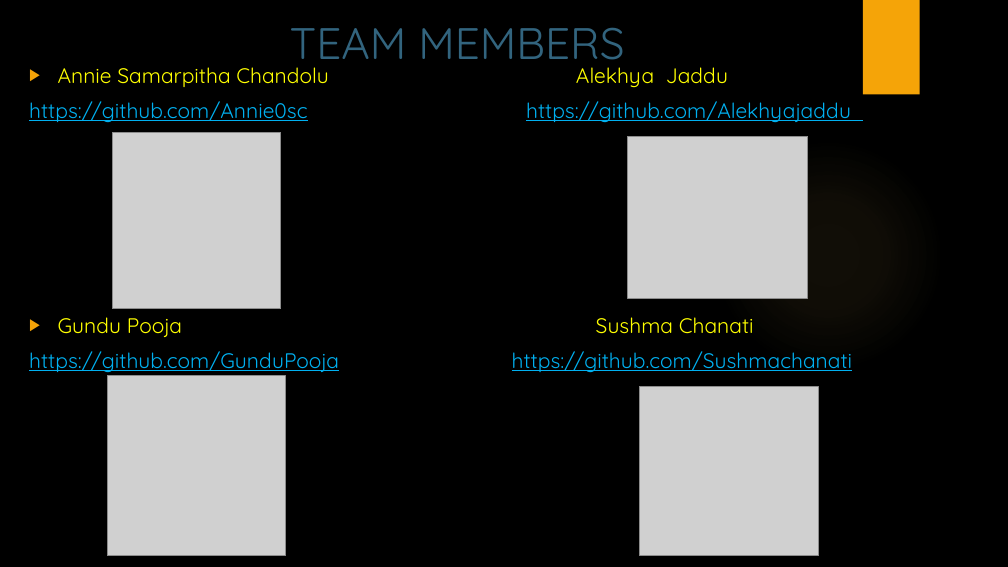
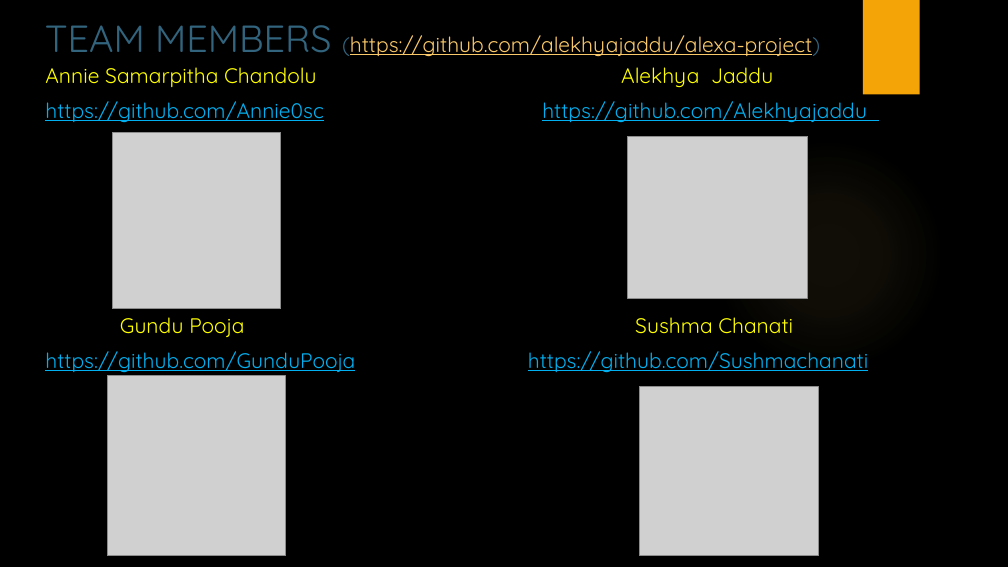
Before and after one commit to alekhyajaddu/alexa-project, a slide deck: slide 2 of Alexa ppt.pptx. Drawn at 1008x567 pixels with LibreOffice and Linux fonts; fonts in the diff are those of the drawing; grey boxes stand for pictures; background and template pictures are left out. Boxes give left, top, right and bottom in pixels: in the first picture for what was removed or moved away, otherwise in the second. Text is boxed around its words. In the diff, an @@ line names an element or a change of style, - is before the commit and + after.

```diff
--- a/Alexa ppt.pptx
+++ b/Alexa ppt.pptx
@@ title at box(45, 25, 820, 57): text changed; size 42 to 20 pt; text colour #32647E to #FAC96A @@
-TEAM MEMBERS
+TEAM MEMBERS (https://github.com/alekhyajaddu/alexa-project)
@@ text "Annie Samarpitha Chandolu Alekhya Jaddu": place and size @@
-text "Annie Samarpitha Chandolu Alekhya Jaddu" at box(58, 67, 852, 373)
+text "Annie Samarpitha Chandolu Alekhya Jaddu" at box(45, 67, 868, 373)
@@ text at box(45, 67, 793, 337): bullet ▶ to none @@
```
Also in this commit, not shown: 1 slide added, 1 slide removed.
